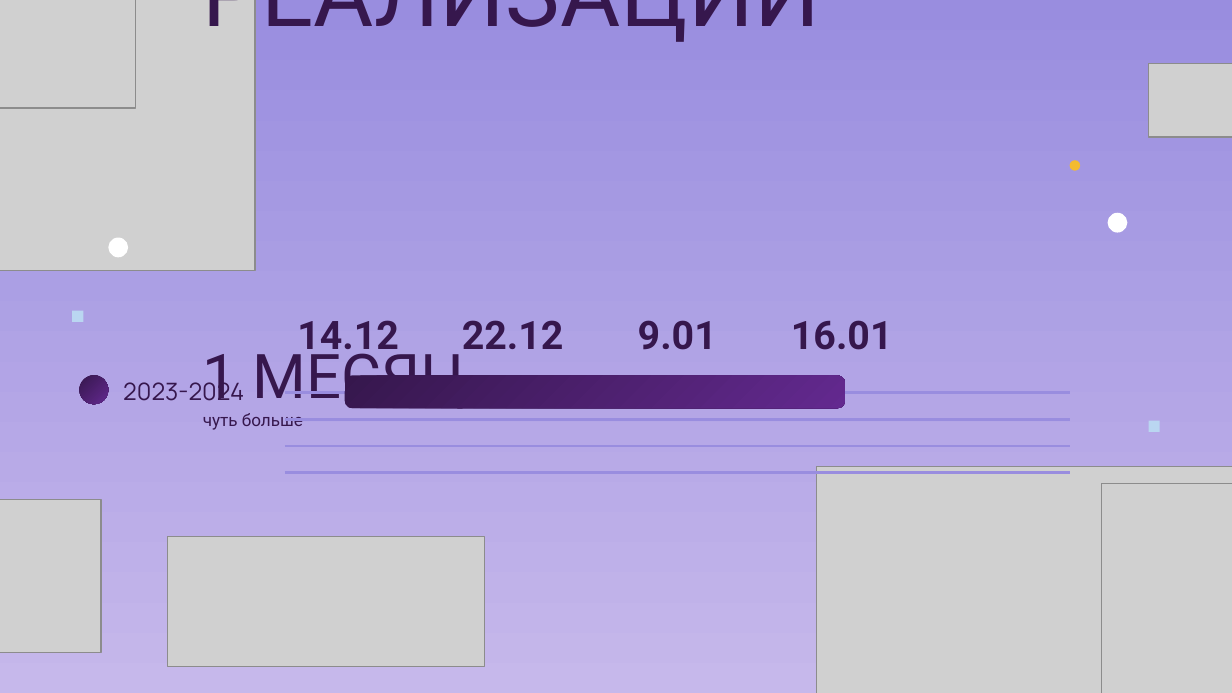
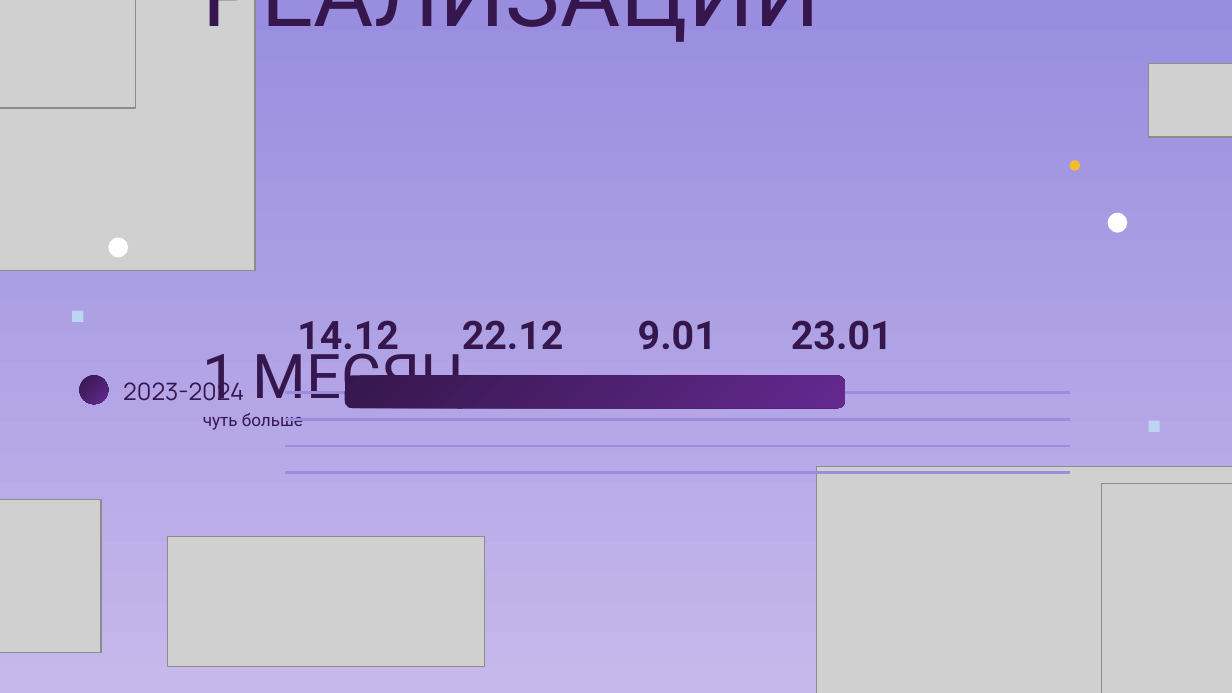
Before and after one commit to iWanderling/World-of-Work, a slide deck: slide 3 of Documentations/Мир_труда_преза.pptx. Drawn at 1232x693 pixels with LibreOffice and Linux fonts; fonts in the diff are those of the drawing; grey boxes stand for pictures. Boxes give left, top, right and bottom in pixels: in the first picture for what was removed or moved away, otherwise in the second. Text is boxed around its words. In the diff, an @@ line names an element or a change of style, - is before the commit and + after.

```diff
--- a/Documentations/Мир_труда_преза.pptx
+++ b/Documentations/Мир_труда_преза.pptx
@@ table at (x1=101, y1=306, x2=1092, y2=562) @@
-row 1, column 5: 16.01
+row 1, column 5: 23.01
```
Also in this commit, not shown: 1 other slide changed.
